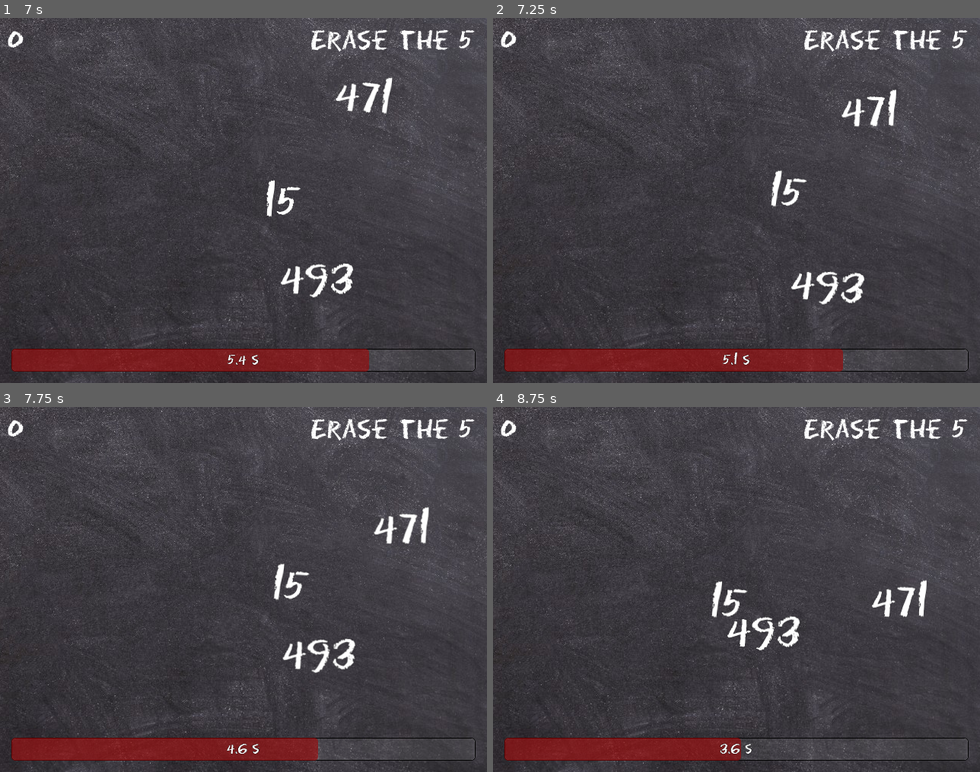
Above: before the commit, frames 1-4 (two rows, left to right).
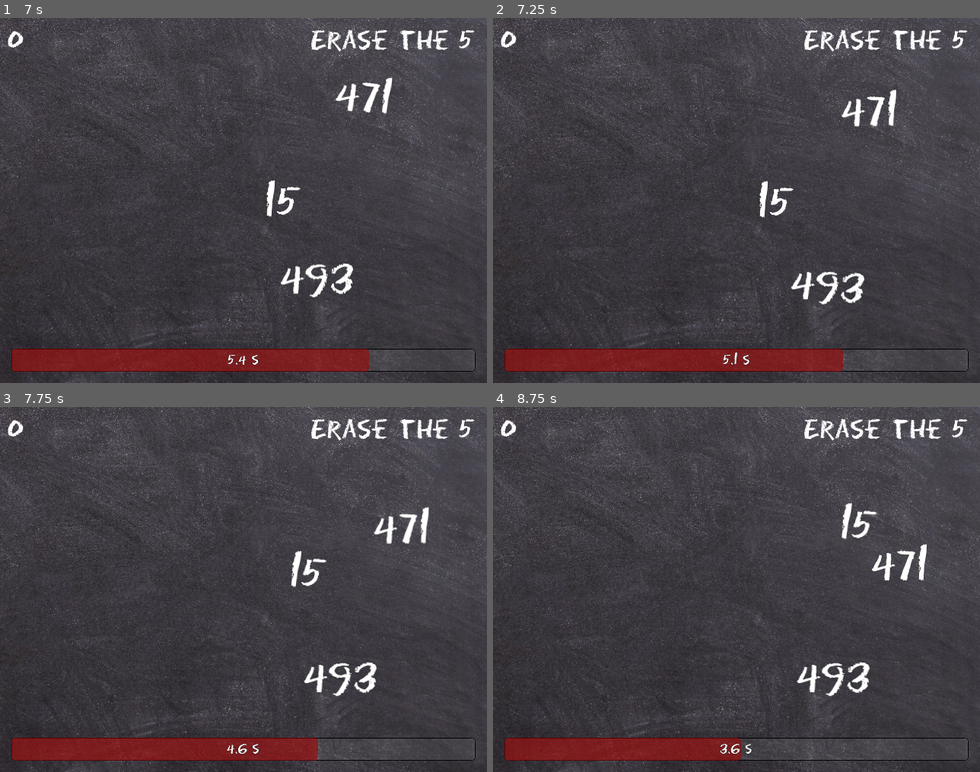
Above: after the commit, the same moments.

Repository: AntDum/UngodlyNumber
Game: Godot game, scene res://scenes/Ui/menu/main_menu.tscn
Two runs of this game, one before a commit and one after it. Both use one fixed random seed, a clock stepped at 60 frames per second and the inputs below.
Inputs (mouse positions are in pixels of both pictures, inside the frame that each line leads up to):
- Up to frame 1 (7 s): click "Play" at 0.5 s; click "Play" at 1.25 s; tap Enter at 2 s; move the mouse to (350, 182) at 2.02 s; click (350, 182) at 2.17 s; move the mouse to (146, 218) at 2.77 s; click (146, 218) at 2.92 s; move the mouse to (292, 120) at 3.52 s; click (292, 120) at 3.67 s; move the mouse to (219, 273) at 4.27 s; click (219, 273) at 4.42 s; move the mouse to (389, 255) at 5.02 s; click (389, 255) at 5.17 s; move the mouse to (248, 251) at 5.77 s; click (248, 251) at 5.92 s; move the mouse to (350, 83) at 6.52 s; click (350, 83) at 6.67 s
- Up to frame 2 (7.25 s): no input
- Up to frame 3 (7.75 s): move the mouse to (297, 582) at 7.27 s; click (297, 582) at 7.42 s
- Up to frame 4 (8.75 s): move the mouse to (843, 571) at 8.02 s; click (843, 571) at 8.17 s

Frame 1 is identical in both runs. In frame 2, 0.4% of the frame differs, in the area x 54-65%, y 41-55%; in frame 3, 1.5%; in frame 4, 2.4%, in the area x 44-90%, y 26-80%.

Commit message:
Add state machine

Diff:
--- a/scenes/Ui/lost.tscn
+++ b/scenes/Ui/lost.tscn
@@ -158,10 +158,10 @@
 anchor_top = 0.5
 anchor_right = 0.5
 anchor_bottom = 0.5
-offset_left = -125.0
-offset_top = -137.0
-offset_right = 225.0
-offset_bottom = 183.0
+offset_left = -175.0
+offset_top = -160.0
+offset_right = 175.0
+offset_bottom = 160.0
 grow_horizontal = 2
 grow_vertical = 2
 pivot_offset = Vector2(175, 160)
--- a/scripts/managers/game_manager.gd
+++ b/scripts/managers/game_manager.gd
@@ -3,7 +3,7 @@
 
 @export var game_time : float = 10
 @export var kill_score: int = 100
-@export var kill_penalty: int = 200
+@export var kill_penalty: int = 100
 
 @onready var game_timer: Timer = $GameTimer
 
@@ -68,7 +68,7 @@
 func remaining_ungodly() -> int:
 	var tot = 0
 	for number:Number in get_tree().get_nodes_in_group("numbers"):
-		if number.number.is_ungodly and not number.killed:
+		if number.number.is_ungodly and not number.is_killed():
 			tot += 1
 	return tot
 
--- a/scripts/number.gd
+++ b/scripts/number.gd
@@ -13,12 +13,17 @@
 @onready var value: Label = $Value
 var label_settings : LabelSettings
 
+enum State {
+	IDLE,
+	MOVING,
+	GRABBED,
+	KILLED
+}
+
+var current_state : State = State.IDLE
+
 var change_direction_time = 1.0
 var idle_time = 0.5
-var is_idle := false
-var is_selected = false
-var grabbed = false
-var killed = false
 
 var direction = Vector2.ZERO
 var time_since_change = 0.0
@@ -46,17 +51,18 @@
 func _physics_process(delta: float) -> void:
 	time_since_change += delta
 
-	if not grabbed:
-		if ray_cast_2d.is_colliding() or time_since_change >= change_direction_time:
-			_change_direction()
-			time_since_change = 0.0
-		velocity = direction * speed * delta * 60
-	else:
-		_follow_mouse()
-		if global_position.distance_to(get_global_mouse_position()) > 20:
-			velocity = direction * speed_following * delta * 60
-		else:
-			velocity = Vector2.ZERO
+	match current_state:
+		State.IDLE, State.MOVING:
+			if ray_cast_2d.is_colliding() or time_since_change >= change_direction_time:
+				_change_direction()
+				time_since_change = 0.0
+			velocity = direction * speed * delta * 60
+		State.GRABBED:
+			_follow_mouse()
+			if global_position.distance_to(get_global_mouse_position()) > 20:
+				velocity = direction * speed_following * delta * 60
+			else:
+				velocity = Vector2.ZERO
 
 	if velocity.length() > 1:
 		animation_player.play("walk")
@@ -68,23 +74,25 @@
 func _change_direction() -> void:
 	change_direction_time = randf_range(min_change_direction_time, max_change_direction_time)
 	idle_time = randf_range(min_idle_time, max_idle_time)
-	if is_idle:
-		direction = Vector2(randf_range(-1, 1), randf_range(-1, 1)).normalized()
-		ray_cast_2d.target_position = direction * speed / 2
-	else:
-		direction = Vector2.ZERO
-	is_idle = not is_idle
+	match current_state:
+		State.MOVING:
+			direction = Vector2(randf_range(-1, 1), randf_range(-1, 1)).normalized()
+			ray_cast_2d.target_position = direction * speed / 2
+			current_state = State.IDLE
+		State.IDLE:
+			direction = Vector2.ZERO
+			current_state = State.MOVING
 
 func _follow_mouse() -> void:
 	direction = global_position.direction_to(get_global_mouse_position())
 
-func _on_area_2d_input_event(viewport: Node, event: InputEvent, shape_idx: int) -> void:
+func _on_area_2d_input_event(_viewport: Node, event: InputEvent, _shape_idx: int) -> void:
+	if is_killed(): return
 	if event is InputEventMouseButton:
 		if event.pressed and not event.double_click:
 			if event.button_index == MOUSE_BUTTON_LEFT:
 				_get_selected()
-				grabbed = true
-				_squich_effect()
+				_squish_effect()
 			if event.button_index == MOUSE_BUTTON_RIGHT:
 				EventBus.kill.emit(self)
 		elif event.double_click:
@@ -94,12 +102,12 @@
 	if event is InputEventMouseButton:
 		if not event.pressed:
 			_get_unselected()
-			grabbed = false
-		else:
-			var evLocal = make_input_local(event)
+
+func is_killed() -> bool:
+	return current_state == State.KILLED
 
 func kill() -> void:
-	killed = true
+	current_state = State.KILLED
 	if tween:
 		tween.kill()
 
@@ -108,11 +116,13 @@
 	tween.tween_callback(queue_free)
 
 func _get_selected():
+	current_state = State.GRABBED
 	label_settings.outline_size = 15
 	label_settings.outline_color = Color.FIREBRICK
 	animation_player.speed_scale = 2
 
 func _get_unselected():
+	current_state = State.IDLE
 	label_settings.outline_size = 1
 	label_settings.outline_color = Color.BLACK
 	animation_player.speed_scale = 1
@@ -127,16 +137,14 @@
 func _on_retry() -> void:
 	kill()
 
-func set_number(number: GodlyNumber) -> void:
-	self.number = number
+func set_number(new_number: GodlyNumber) -> void:
+	number = new_number
 	$Value.text = str(self.number.value)
 
 func _on_area_2d_mouse_entered() -> void:
-	_squich_effect()
+	_squish_effect()
 
-
-func _squich_effect() -> void:
-	if killed: return
+func _squish_effect() -> void:
 	if tween:
 		tween.kill()
 	# Crée le tween avec une interpolation élastique pour un effet rebondissant
